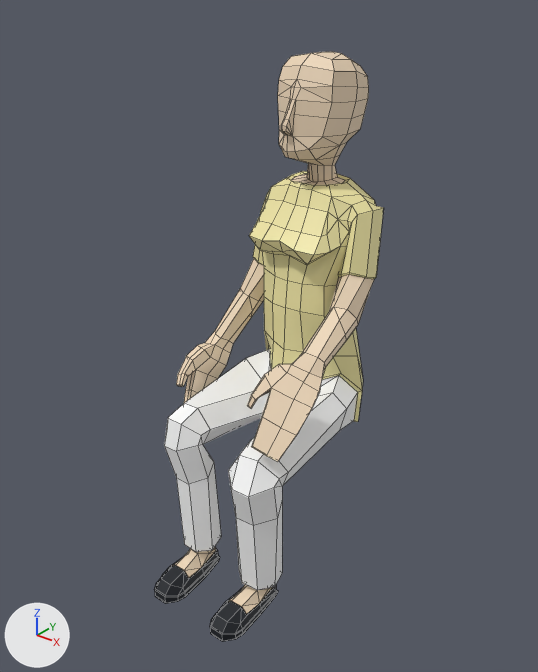
What one commit did to the FBX model FindMe/Assets/Models/People/LowPOlyCrowd/LPC_WomanSitting.fbx.
Both versions are drawn from a 50 mm camera at (0.856, -0.899, 1.2) aimed at (0.005, 0.165, 0.54). Every picture has the same lights, and +X, +Y and +Z are marked at lower left. The picture after the commit comes second. Mesh edges are drawn as thin lines.

Objects in the first picture: 'Female_Sitting'.
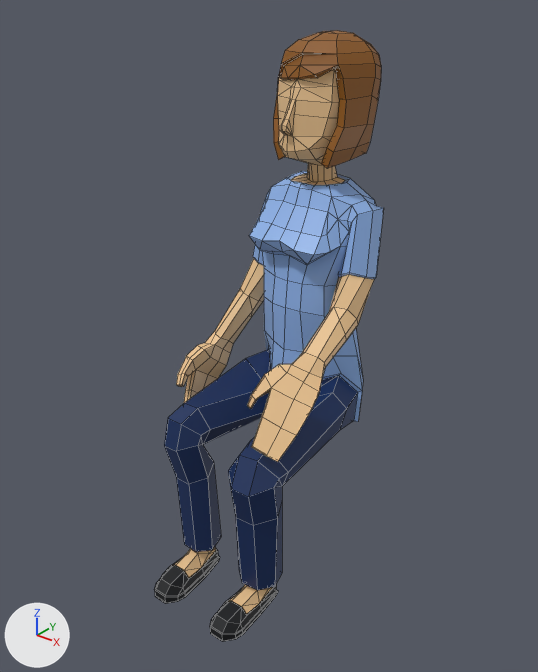
Boxes [x1, y1, x2, y2] around the edits, measured in the pictures (538 x 672 px):
'Female_Sitting', reshaped
    before: [155, 52, 383, 642]
    after: [155, 30, 383, 642]
part 1 of me_cylinder_005, added (brown)
    after: [273, 30, 381, 168]
part 2 of me_cylinder_005, surface changed (darker)
    before: [164, 52, 383, 621]
    after: [164, 69, 383, 621]

Diff of the bpy script that builds the scene:
```diff
--- a/FindMe/Assets/Models/People/LowPOlyCrowd/LPC_WomanSitting.fbx.py
+++ b/FindMe/Assets/Models/People/LowPOlyCrowd/LPC_WomanSitting.fbx.py
@@ me_cylinder_005 @@
 # used by ob_female_sitting; location = (0.0, 0.0, 0.0)
-me_cylinder_005.from_pydata(...)  # 680 vertices, 732 faces; spans x -0.185..0.184, y -0.116..0.424, z -0.004..1.069
+me_cylinder_005.from_pydata(...)  # 870 vertices, 935 faces; spans x -0.185..0.184, y -0.116..0.449, z -0.004..1.105
+# me_cylinder_005 part 1: a new loose piece of 190 vertices spanning x -0.088..0.104, y 0.244..0.449, z 0.872..1.105, in mat_material_001 (picture img_crowd_texture_psd)
+# me_cylinder_005 part 2: 732 kept faces spanning x -0.185..0.184, y -0.116..0.424, z -0.004..1.069 get new texture (UV) coordinates
 me_cylinder_005.materials.append(mat_material_001)
```
